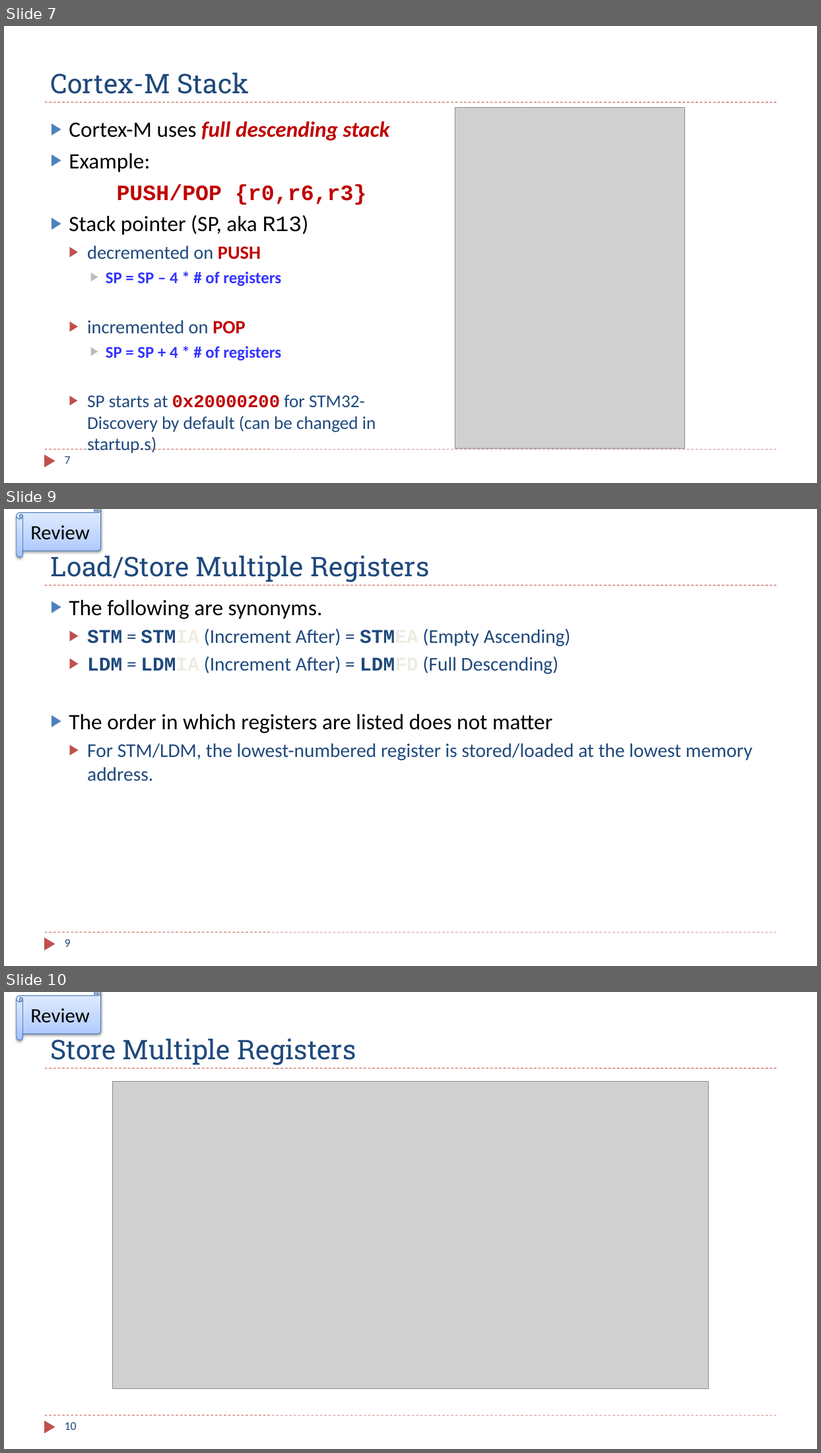
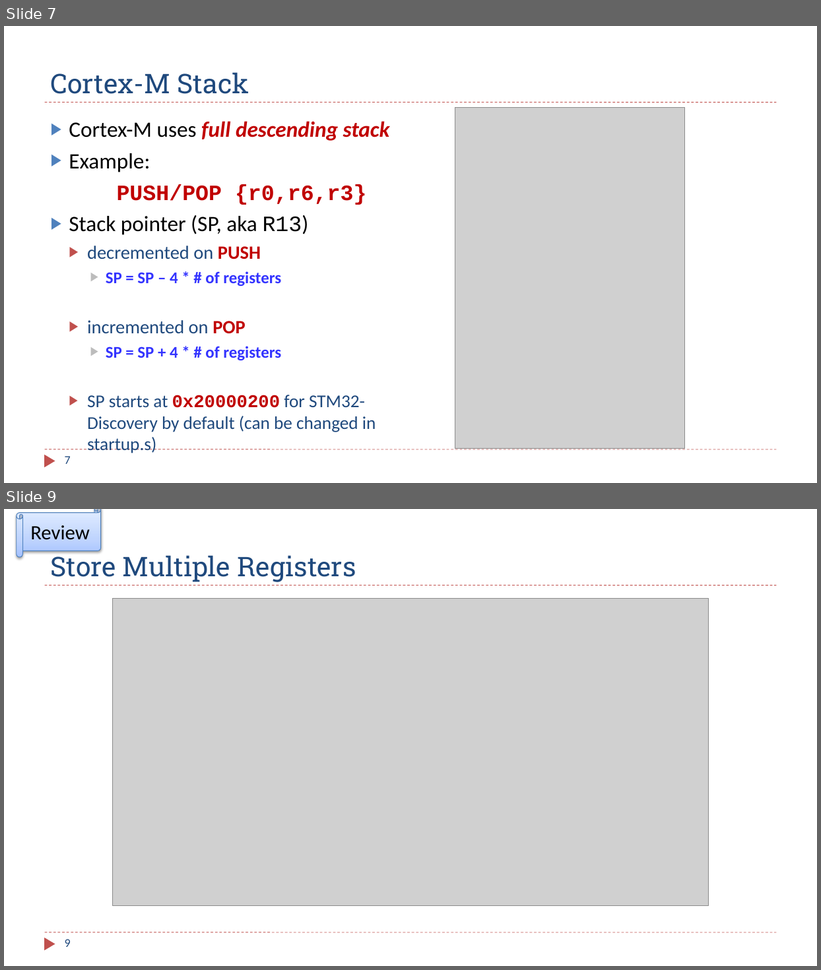
Before and after one commit to guhofstra/CSC111Fa25, a slide deck: PPTs/Ch8_ARM_Subroutines_2_Stack_Preserve_Environment.pptx. Shown one above the other, each under a label of ours: slides 7, 9 and 10 before the commit, slides 7 and 9 after it; the slides between them are not shown. The pictures are 821x1453 and 821x970 pixels, drawn with LibreOffice and Linux fonts; fonts in the diff are those of the drawing; grey boxes stand for pictures. Boxes give left, top, right and bottom in pixels: in the first picture for what was removed or moved away, otherwise in the second. Text is boxed around its words. In the diff, an @@ line names an element or a change of style, - is before the commit and + after.

```diff
--- a/PPTs/Ch8_ARM_Subroutines_2_Stack_Preserve_Environment.pptx
+++ b/PPTs/Ch8_ARM_Subroutines_2_Stack_Preserve_Environment.pptx
@@ slide 9 removed at bbox=[4, 509, 817, 966], background #FFFFFF; not listed: 3 template elements that a slide beside it also shows @@
@@ horizontal scroll removed at bbox=[16, 509, 100, 557] @@
-Review
@@ title removed at bbox=[51, 552, 429, 582] @@
-Load/Store Multiple Registers
@@ text removed at bbox=[69, 600, 752, 782] @@
-▶ The following are synonyms.
-  ▶ STM = STMIA (Increment After) = STMEA (Empty Ascending)
-  ▶ LDM = LDMIA (Increment After) = LDMFD (Full Descending)
-▶ The order in which registers are listed does not matter
-  ▶ For STM/LDM, the lowest-numbered register is stored/loaded at the lowest memory address.
@@ page number removed at bbox=[65, 939, 71, 947] @@
-9
@@ what was slide 10 is now slide 9 @@
@@ page number at bbox=[65, 939, 71, 947]: text changed @@
-10
+9
```
Also in this commit, not shown: 3 slides changed, 3 other files.
